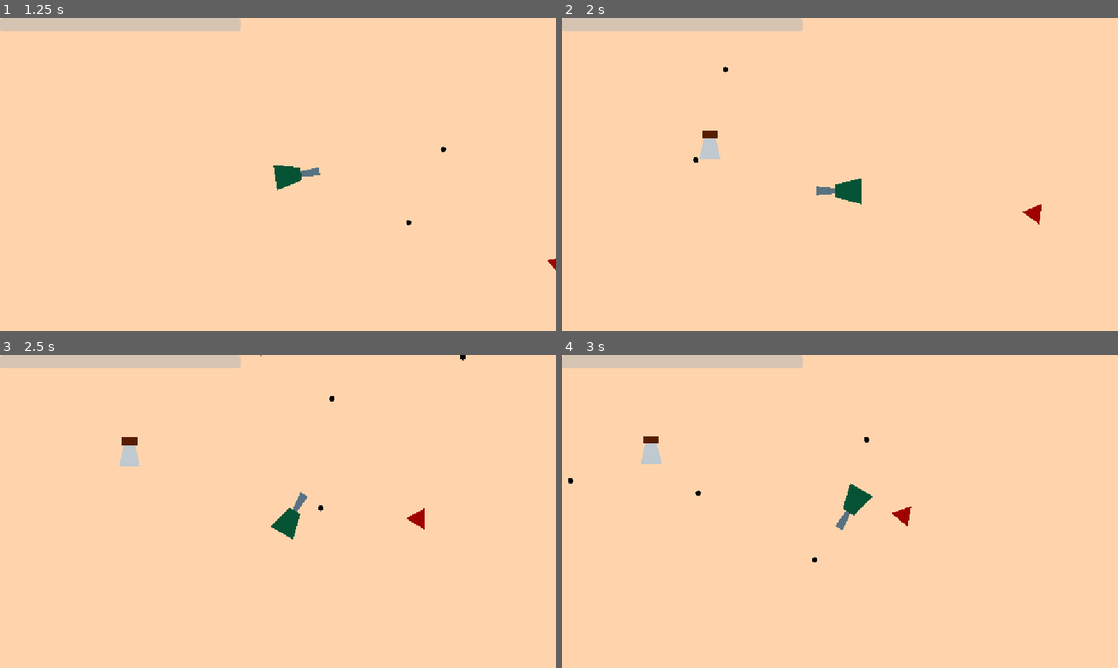
Above: before the commit, frames 1-4 (two rows, left to right).
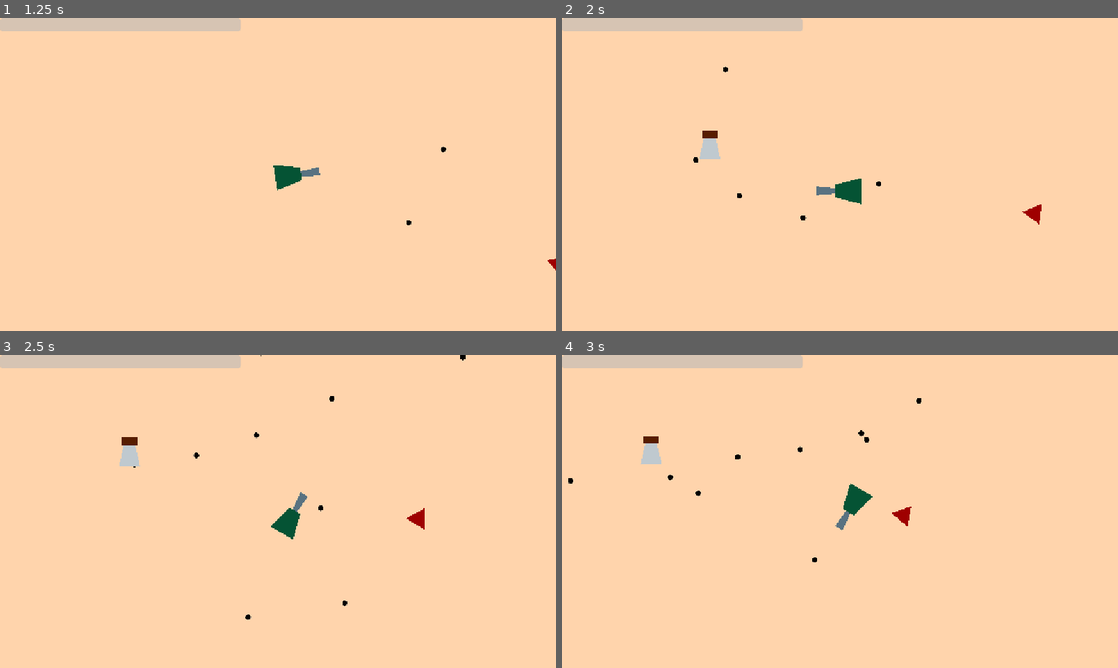
Above: after the commit, the same moments.

Repository: Crash-Out-Engine/NUS-Orbital-2025
Game: Godot game, scene res://scenes/game.tscn
Same seed, same stepped clock (60 frames per second), same inputs: the game is played once before the commit and once after it.
Inputs (mouse positions are in pixels of both pictures, inside the frame that each line leads up to):
- Up to frame 1 (1.25 s): tap Enter at 0.5 s; move the mouse to (400, 158) at 0.52 s; hold D (right) from 0.53 s (still down); click (400, 158) at 0.6 s
- Up to frame 2 (2 s): move the mouse to (728, 190) at 1.27 s; release D (right) at 1.28 s; hold S (down) from 1.28 s (still down); tap Shift (add turret) at 1.35 s; click (728, 190) at 1.55 s
- Up to frame 3 (2.5 s): move the mouse to (333, 442) at 2.02 s; release S (down) at 2.03 s; hold D (right) from 2.03 s (still down); click (333, 442) at 2.1 s
- Up to frame 4 (3 s): move the mouse to (812, 574) at 2.77 s; release D (right) at 2.78 s; hold W (up) from 2.78 s (still down); click (812, 574) at 2.85 s

Frame 1 is identical in both runs. In frame 2, less than 0.1% of the frame differs, in the area x 31-58%, y 52-65%; in frame 3, less than 0.1%; in frame 4, less than 0.1%, in the area x 19-65%, y 13-40%.

Commit message:
feat: turrets can shoot projectiles

Diff:
--- a/components/ranged.gd
+++ b/components/ranged.gd
@@ -18,8 +18,13 @@
 
 var _is_active: bool = false
 
+func _ready() -> void:
+	assert(get_parent() is Node2D, "Parent must extend Node2D.")
+
 func _get_configuration_warnings() -> PackedStringArray:
 	var warnings = []
+	if not get_parent() is Node2D:
+		warnings.append("Parent must extend Node2D.")
 	if ranged_cooldown == null:
 		warnings.append("Ranged Cooldown must be specified.")
 	if barrel == null:
@@ -35,6 +40,6 @@
 		bullet.effects.append_array(effects)
 		bullet.group = group
 		bullet.global_position = barrel.global_position
-		bullet.direction = global_position.angle_to_point(target.global_position if target != null else get_global_mouse_position())
+		bullet.direction = get_parent().global_position.angle_to_point(target.global_position if target != null else get_global_mouse_position())
 
 		$/root/Game.add_child(bullet)
--- a/scenes/player.tscn
+++ b/scenes/player.tscn
@@ -38,10 +38,6 @@
 position = Vector2(48, 0)
 scale = Vector2(0.556367, 0.556367)
 
-[node name="ShootTimer" type="Timer" parent="."]
-wait_time = 0.1
-one_shot = true
-
 [node name="Movement" type="Node" parent="."]
 script = ExtResource("2_g2els")
 lerp_weight = 0.9
--- a/scenes/turret.tscn
+++ b/scenes/turret.tscn
@@ -1,7 +1,9 @@
-[gd_scene load_steps=4 format=3 uid="uid://iqyedsof74fp"]
+[gd_scene load_steps=6 format=3 uid="uid://iqyedsof74fp"]
 
 [ext_resource type="Script" uid="uid://d8jbrtwr3jw" path="res://scripts/turret.gd" id="1_x3mc5"]
 [ext_resource type="Script" uid="uid://wwqkkrfhwiyn" path="res://components/hitbox.gd" id="2_el7wl"]
+[ext_resource type="Script" uid="uid://bacaht0aiera8" path="res://components/effectable/entity/ranged_cooldown.gd" id="3_pp6j5"]
+[ext_resource type="Script" uid="uid://bqsxrr4x407ln" path="res://components/ranged.gd" id="4_6fjxm"]
 
 [sub_resource type="CapsuleShape2D" id="CapsuleShape2D_fowog"]
 radius = 12.0
@@ -28,3 +30,15 @@
 [node name="Hitbox" type="Node" parent="."]
 script = ExtResource("2_el7wl")
 metadata/_custom_type_script = "uid://wwqkkrfhwiyn"
+
+[node name="RangedCooldown" type="Node" parent="."]
+script = ExtResource("3_pp6j5")
+ranged_cooldown = 0.2
+metadata/_custom_type_script = "uid://bacaht0aiera8"
+
+[node name="Ranged" type="Node2D" parent="." node_paths=PackedStringArray("ranged_cooldown", "barrel")]
+script = ExtResource("4_6fjxm")
+ranged_cooldown = NodePath("../RangedCooldown")
+barrel = NodePath("../Polygon2D2")
+group = "allies"
+metadata/_custom_type_script = "uid://bqsxrr4x407ln"
--- a/scripts/player.gd
+++ b/scripts/player.gd
@@ -9,7 +9,6 @@
 		)
 
 @onready var barrel = $Barrel
-@onready var shoot_timer = $ShootTimer
 @onready var ranged = $Ranged
 
 var current_turret = null
--- a/scripts/turret.gd
+++ b/scripts/turret.gd
@@ -1,4 +1,12 @@
 extends StaticBody2D
+
+@onready var ranged: Ranged = $Ranged
+
+func _ready() -> void:
+	ranged.set_active(true)
+	ranged.effects.append_array([
+		HealthEffect.create_instant(1.0),
+	])
 
 func set_collidable(value: bool) -> void:
 	$"./CollisionShape2D".set_deferred("disabled", not value)
